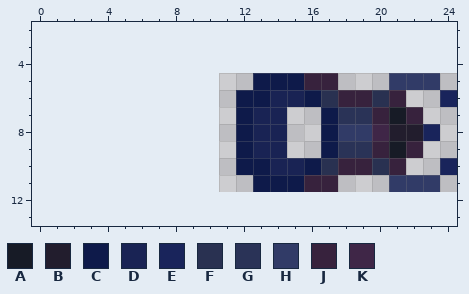
File history of a pixel-art sprite, pics/Guns/gravity_gun_static.png. Above: the version before the commit.
The file is 14x7 pixels. Colours within 5 levels of each other are drawn and written as one. Shown: x 0..24, y 2..13. The old version is drawn lined up with the new one, on the new canvas.
Palette (. is transparent): A #171b26  B #221d2d  C #0e1a4a  D #192354  E #19245b  F #293151  G #2a3357  H #313b67  J #37223d  K #3f2647
New version:
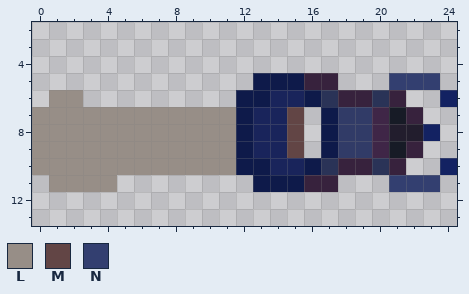
Colours new in this view: L #978e87  M #624545  N #333f70
Change:
canvas 14x7 -> 25x17, the old top-left corner now at 11,5
Colour D changes from #192354 to #19245b.
Colour E changes from #19245b to #132262.
The edit turns colour F into colour G in row 6 at x 17 and 20; in row 10 at x 17 and 20.
The edit turns colour G into colour H in row 7 at x 18 to 19; in row 9 at x 18 to 19.
The edit turns colour J into colour K in row 7 at x 20; in row 9 at x 20.
There is now colour L in row 6 at x 1 to 2; in rows 7 to 10 at x 0 to 11; in row 11 at x 1 to 4.
There is now colour M in rows 7 to 9 at x 15.
The edit turns colour H into colour N in row 5 at x 21 to 23; in row 11 at x 21 to 23.
Pixel boxes of the changes (left, top, right, bottom) in both pictures:
changed: (32, 73, 457, 192)
